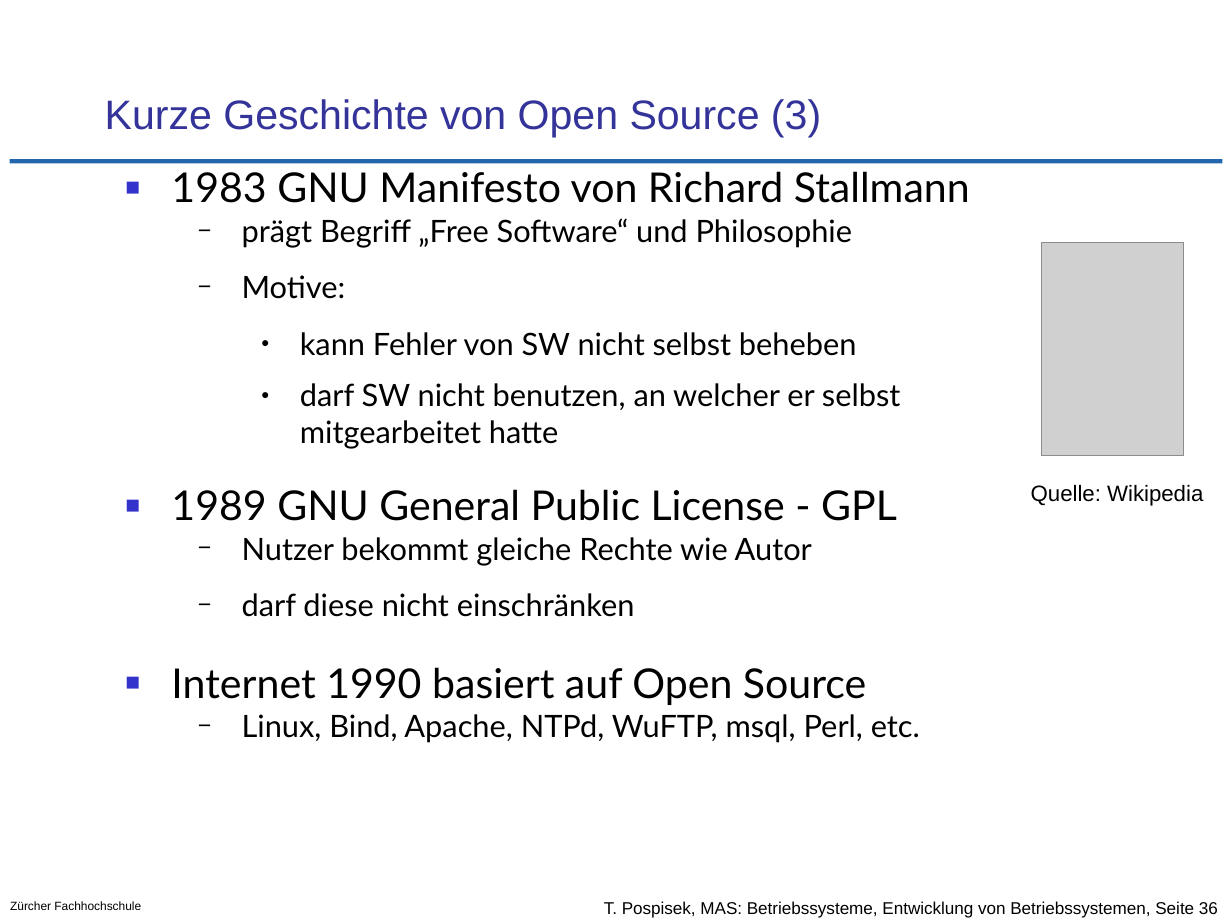
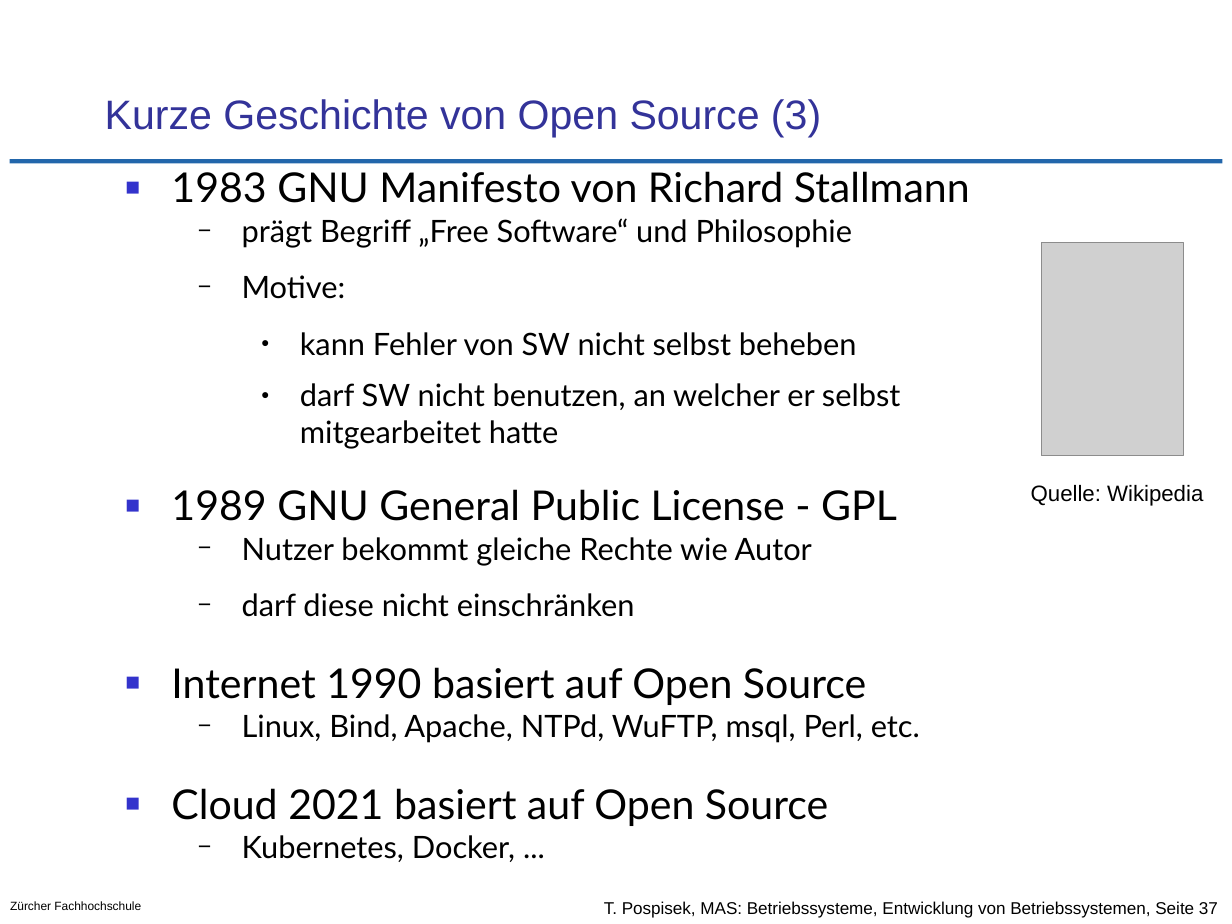
Before and after one commit to tpo/betriebssysteme, a slide deck: slide 37 of 01-2_Entwicklung_von_Betriebssystemen.odp (slide 36 before the commit). Drawn at 1232x924 pixels with LibreOffice and Linux fonts; fonts in the diff are those of the drawing; grey boxes stand for pictures; background and template pictures are left out. Boxes give left, top, right and bottom in pixels: in the first picture for what was removed or moved away, otherwise in the second. Text is boxed around its words. In the diff, an @@ line names an element or a change of style, - is before the commit and + after.

Commit message:
Anpassung an neues CAS Format/Länge
S.13 vereinfacht
S.21 vereinfacht
S.24 + Windwos Server 2019
S.27 Windwos NT zu ressourcenhungrig
S.31 neue Seite für Windows 2019
S.34 besser definiert, wo Linux existiert
S.37 Cloud basiert auch auf Open Source...

```diff
--- a/01-2_Entwicklung_von_Betriebssystemen.odp
+++ b/01-2_Entwicklung_von_Betriebssystemen.odp
@@ text at bbox=[171, 788, 828, 862]: paragraphs added @@
+■ Cloud 2021 basiert auf Open Source
+  − Kubernetes, Docker, ...
@@ text at bbox=[604, 901, 1218, 918]: text changed @@
-T. Pospisek, MAS: Betriebssysteme, Entwicklung von Betriebssystemen, Seite 36
+T. Pospisek, MAS: Betriebssysteme, Entwicklung von Betriebssystemen, Seite 37
```
Also in this commit, not shown: 5 other slides changed, 1 slide added.
